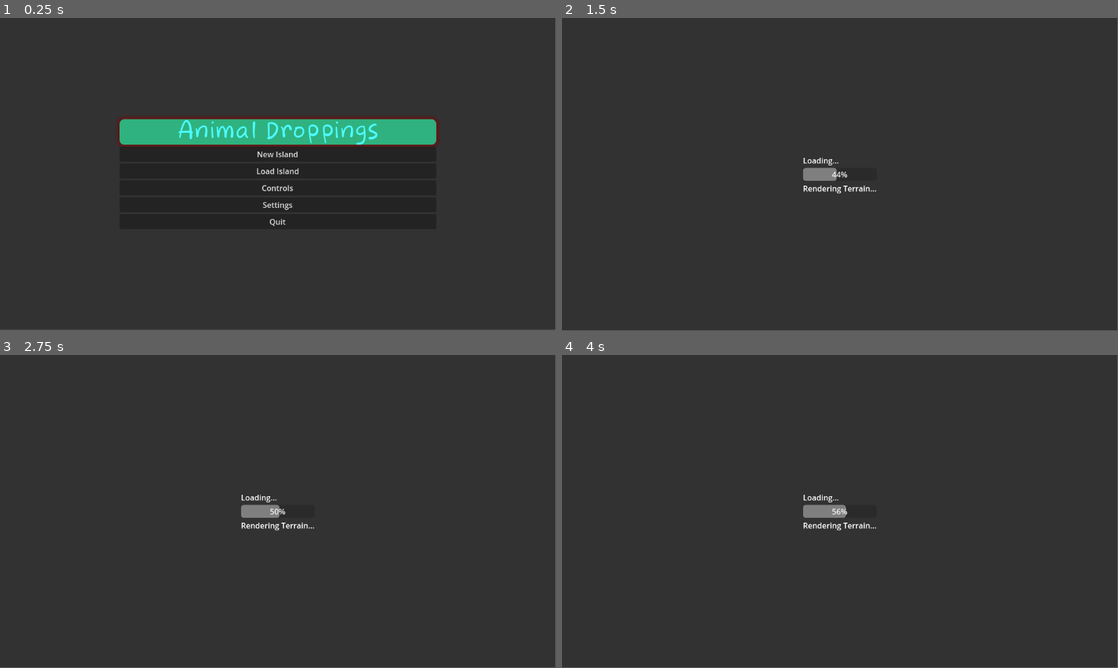
Above: before the commit, frames 1-4 (two rows, left to right).
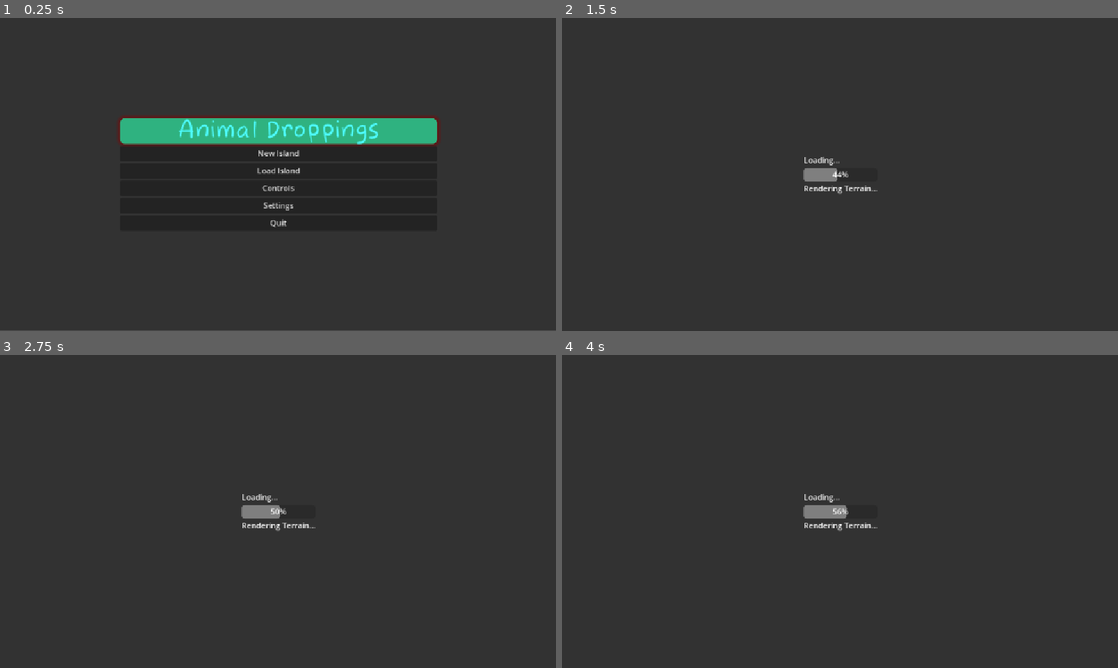
Above: after the commit, the same moments.

Repository: D1g1talfart/IslandGame
Game: Godot game, scene res://Main.tscn
Two runs of this game, one before a commit and one after it. Both use one fixed random seed, a clock stepped at 60 frames per second and the inputs below.
Inputs (mouse positions are in pixels of both pictures, inside the frame that each line leads up to):
- Up to frame 1 (0.25 s): no input
- Up to frame 2 (1.5 s): click "New Island" at 0.5 s; tap Enter (ui_accept) at 1.25 s; move the mouse to (962, 158) at 1.27 s; hold D (move_right) from 1.28 s (still down); tap F at 1.35 s; click (962, 158) at 1.42 s
- Up to frame 3 (2.75 s): tap Enter (ui_accept) at 1.52, 2 s; tap T at 1.55 s; release D (move_right) at 2 s; drag from (166, 527) to (250, 574) at 2.02 s
- Up to frame 4 (4 s): move the mouse to (895, 442) at 2.77 s; hold D (move_right) 2.78-3.5 s; tap F at 2.85 s; tap T at 3.05 s; tap Enter (ui_accept) at 3.5 s; drag from (812, 574) to (673, 464) at 3.52 s
In our replay, the window is 799x449 before the commit and 800x450 after it. These sizes can differ from the game's own. Grey fills any space a smaller window leaves; there, only what the larger window draws over its background counts as a difference.

The runs differ from the first frame. In frame 1, 2.0% of the frame differs, in the area x 0-100%, y 0-100%; in frame 2, 0.3%; in frame 3, 0.3%; in frame 4, 0.3%.

Commit message:
fixed menu sizing added Spawn Plaza Changed player spawn location to the Plaza

Diff:
--- a/2D_Render.gd
+++ b/2D_Render.gd
@@ -18,6 +18,7 @@
 
 @export_group("Land Tile IDs")
 @export var beach_id: int = 12
+@export var spawn_plaza_id: int = 13
 @export var level0_grass_id: int = 10
 @export var level0_dirt_id: int = 11
 @export var level1_grass_id: int = 20
@@ -53,7 +54,8 @@
 	LEVEL2_GRASS,
 	LEVEL2_DIRT,
 	LEVEL3_GRASS,
-	LEVEL3_DIRT
+	LEVEL3_DIRT,
+	SPAWN_PLAZA
 }
 
 # ============================================================================
@@ -159,6 +161,7 @@
 		TerrainType.RIVER_3: return river_3_id
 		TerrainType.RIVER_MOUTH: return river_mouth_id
 		TerrainType.BEACH: return beach_id
+		TerrainType.SPAWN_PLAZA: return spawn_plaza_id  # <-- ADD THIS LINE
 		TerrainType.LEVEL0_GRASS: return level0_grass_id
 		TerrainType.LEVEL0_DIRT: return level0_dirt_id
 		TerrainType.LEVEL1_GRASS: return level1_grass_id
--- a/3d_renderer.gd
+++ b/3d_renderer.gd
@@ -28,7 +28,7 @@
 @export_group("Water Settings")
 @export var water_surface_offset: float = -0.1  # Water surface height (less offset than bed)
 @export var water_bed_offset: float = -0.5      # Water bed height (current water_level_offset)
-@export var water_surface_alpha: float = 0.8    # Transparency of water surface
+@export var water_surface_alpha: float = 0.75    # Transparency of water surface
 
 # ============================================================================
 # RENDERING DATA
@@ -58,7 +58,8 @@
 	LEVEL2_GRASS,
 	LEVEL2_DIRT,
 	LEVEL3_GRASS,
-	LEVEL3_DIRT
+	LEVEL3_DIRT,
+	SPAWN_PLAZA
 }
 
 # ============================================================================
@@ -127,6 +128,7 @@
 
 	# Land materials (unchanged)
 	materials[TerrainType.BEACH] = create_land_material(Color(0.9, 0.8, 0.6))
+	materials[TerrainType.SPAWN_PLAZA] = create_plaza_material()
 	materials[TerrainType.LEVEL0_GRASS] = create_land_material(Color(0.3, 0.6, 0.2))
 	materials[TerrainType.LEVEL0_DIRT] = create_land_material(Color(0.6, 0.4, 0.2))
 	materials[TerrainType.LEVEL1_GRASS] = create_land_material(Color(0.4, 0.7, 0.3))
@@ -193,6 +195,22 @@
 	material.emission = color * 0.05
 	return material
 
+func create_plaza_material() -> StandardMaterial3D:
+	"""Create brick-like material for spawn plaza"""
+	var material = StandardMaterial3D.new()
+	material.albedo_color = Color(0.7, 0.6, 0.5)  # Brick-ish gray-tan color
+	material.metallic = 0.1  # Slight metallic for constructed look
+	material.roughness = 0.6  # Smoother than dirt, rougher than metal
+	material.emission_enabled = true
+	material.emission = Color(0.7, 0.6, 0.5) * 0.08  # Slight warm glow
+
+	# Add some subtle brick-like properties
+	material.clearcoat_enabled = true
+	material.clearcoat = 0.2
+	material.clearcoat_roughness = 0.8
+
+	return material
+
 # ============================================================================
 # MAIN RENDERING FUNCTIONS
 # ============================================================================
@@ -258,6 +276,8 @@
 	"""RESTORED: Get height for land terrain based on level"""
 	match terrain_type:
 		TerrainType.BEACH:
+			return 0.0 * height_scale
+		TerrainType.SPAWN_PLAZA:  # <-- ADD THIS
 			return 0.0 * height_scale
 		TerrainType.LEVEL0_GRASS, TerrainType.LEVEL0_DIRT:
 			return 0.0 * height_scale
@@ -421,7 +441,7 @@
 func get_terrain_level_from_type(terrain_type: int) -> int:
 	"""RESTORED: Get numeric level (0,1,2,3) from terrain type"""
 	match terrain_type:
-		TerrainType.BEACH, TerrainType.LEVEL0_GRASS, TerrainType.LEVEL0_DIRT:
+		TerrainType.BEACH, TerrainType.SPAWN_PLAZA, TerrainType.LEVEL0_GRASS, TerrainType.LEVEL0_DIRT:  # <-- ADD SPAWN_PLAZA HERE
 			return 0
 		TerrainType.LEVEL1_GRASS, TerrainType.LEVEL1_DIRT:
 			return 1
@@ -1699,3 +1719,85 @@
 		"tile_size": tile_size,
 		"center_position": get_island_center_position()
 	}
+
+# Add this function to your Island3DRenderer
+func get_spawn_plaza_position() -> Vector3:
+	"""Get the world position of the spawn plaza center with proper ground height"""
+	print("\n=== CALCULATING SPAWN PLAZA POSITION ===")
+
+	if not current_island_data:
+		print("ERROR: No island data available for spawn plaza calculation")
+		print("Falling back to island center")
+		return get_island_center_position()
+
+	print("Island data found:")
+	print("- Width:", current_island_data.island_width)
+	print("- Height:", current_island_data.island_height)
+	print("- Has spawn plaza center:", current_island_data.spawn_plaza_center != Vector2i(-1, -1))
+
+	# Check if we have a spawn plaza center
+	if current_island_data.spawn_plaza_center == Vector2i(-1, -1):
+		print("WARNING: No spawn plaza center stored - looking for plaza tiles...")
+		var plaza_center = find_spawn_plaza_tiles()
+		if plaza_center == Vector2i(-1, -1):
+			print("ERROR: No spawn plaza found! Falling back to island center")
+			return get_island_center_position()
+		current_island_data.spawn_plaza_center = plaza_center
+
+	var plaza_center = current_island_data.spawn_plaza_center
+	print("- Plaza center tile:", plaza_center)
+
+	# Check bounds
+	if plaza_center.y >= current_island_data.terrain_data.size() or plaza_center.x >= current_island_data.terrain_data[plaza_center.y].size():
+		print("ERROR: Plaza center tile out of bounds!")
+		return get_island_center_position()
+
+	# Get terrain type at plaza center
+	var terrain_type = current_island_data.terrain_data[plaza_center.y][plaza_center.x]
+	print("- Terrain type at plaza center:", terrain_type)
+
+	# Calculate world position with proper height
+	var world_x = plaza_center.x * tile_size
+	var world_z = plaza_center.y * tile_size
+	var world_y = get_terrain_level_height(terrain_type, plaza_center)
+
+	print("- World position calculation:")
+	print("  - world_x:", world_x, "(tile", plaza_center.x, "* size", tile_size, ")")
+	print("  - world_z:", world_z, "(tile", plaza_center.y, "* size", tile_size, ")")
+	print("  - world_y:", world_y)
+
+	var spawn_pos = Vector3(world_x, world_y + 0.5, world_z)
+
+	print("- Final spawn plaza position:", spawn_pos)
+	print("===========================================\n")
+	return spawn_pos
+
+func find_spawn_plaza_tiles() -> Vector2i:
+	"""Find spawn plaza tiles if not stored"""
+	if not current_island_data:
+		return Vector2i(-1, -1)
+
+	print("Searching for spawn plaza tiles...")
+	var plaza_tiles = []
+
+	for y in range(current_island_data.island_height):
+		for x in range(current_island_data.island_width):
+			if y < current_island_data.terrain_data.size() and x < current_island_data.terrain_data[y].size():
+				var terrain_type = current_island_data.terrain_data[y][x]
+				if terrain_type == TerrainType.SPAWN_PLAZA:
+					plaza_tiles.append(Vector2i(x, y))
+
+	if plaza_tiles.size() == 0:
+		print("No spawn plaza tiles found!")
+		return Vector2i(-1, -1)
+
+	# Calculate center of found plaza tiles
+	var sum_x = 0
+	var sum_y = 0
+	for tile in plaza_tiles:
+		sum_x += tile.x
+		sum_y += tile.y
+
+	var center = Vector2i(sum_x / plaza_tiles.size(), sum_y / plaza_tiles.size())
+	print("Found ", plaza_tiles.size(), " plaza tiles, calculated center:", center)
+	return center
--- a/Gameworld.tscn
+++ b/Gameworld.tscn
@@ -8,6 +8,7 @@
 [ext_resource type="Texture2D" uid="uid://du4qtpens0hb1" path="res://Art/Dirt.png" id="8_x8wmw"]
 [ext_resource type="Texture2D" uid="uid://cudunmdfwhila" path="res://Art/Sand.png" id="9_tadj4"]
 [ext_resource type="Texture2D" uid="uid://coc3qdxl53x30" path="res://Art/River1.png" id="10_pd1xp"]
+[ext_resource type="Texture2D" uid="uid://cmjj6txpspovi" path="res://Art/Plaza.png" id="10_x8wmw"]
 [ext_resource type="Texture2D" uid="uid://cnmchqt0rcawg" path="res://Art/River2.png" id="11_jp1fx"]
 [ext_resource type="Texture2D" uid="uid://clvvsh3k0n5yn" path="res://Art/River3.png" id="12_tyf4s"]
 [ext_resource type="Texture2D" uid="uid://bv6rqy2en03sn" path="res://Art/Shallow Fresh Water.png" id="13_rk28s"]
@@ -66,6 +67,11 @@
 1:0/0 = 0
 0:1/0 = 0
 1:1/0 = 0
+
+[sub_resource type="TileSetAtlasSource" id="TileSetAtlasSource_tadj4"]
+texture = ExtResource("10_x8wmw")
+texture_region_size = Vector2i(32, 32)
+0:0/0 = 0
 
 [sub_resource type="TileSetAtlasSource" id="TileSetAtlasSource_m1ngu"]
 texture = ExtResource("10_pd1xp")
@@ -191,6 +197,7 @@
 sources/31 = SubResource("TileSetAtlasSource_2xuep")
 sources/40 = SubResource("TileSetAtlasSource_ws3o1")
 sources/41 = SubResource("TileSetAtlasSource_e4j4n")
+sources/13 = SubResource("TileSetAtlasSource_tadj4")
 
 [node name="Gameworld" type="Node3D"]
 script = ExtResource("1_pd1xp")
--- a/IslandGenerator.gd
+++ b/IslandGenerator.gd
@@ -95,7 +95,8 @@
 	LEVEL2_GRASS,
 	LEVEL2_DIRT,
 	LEVEL3_GRASS,
-	LEVEL3_DIRT
+	LEVEL3_DIRT,
+	SPAWN_PLAZA
 }
 
 enum WaterType {
@@ -111,12 +112,14 @@
 	var beach_zones: Array = []
 	var river_mouths: Array = []
 	var deep_ponds: Array = []
+	var spawn_plaza_center: Vector2i
 	var island_width: int
 	var island_height: int
 
 	func _init(w: int, h: int):
 		island_width = w
 		island_height = h
+		spawn_plaza_center = Vector2i(-1, -1)
 
 	func is_valid() -> bool:
 		return terrain_data.size() > 0 and height_data.size() > 0
@@ -237,6 +240,10 @@
 
 	generation_progress.emit("Adding small ponds...", 0.95)
 	add_small_freshwater_ponds()
+	await get_tree().process_frame
+
+	generation_progress.emit("Placing spawn plaza...", 0.98)
+	place_spawn_plaza()
 	await get_tree().process_frame
 
 	generation_progress.emit("Finalizing island...", 1.0)
@@ -2221,6 +2228,195 @@
 
 func is_valid_position(pos: Vector2i) -> bool:
 	return pos.x >= 0 and pos.x < island_width and pos.y >= 0 and pos.y < island_height
+
+# ============================================================================
+# SPAWN PLAZA GENERATION
+# ============================================================================
+
+func place_spawn_plaza():
+	"""Place a 6x6 spawn plaza in the front-center of the island"""
+	print("Placing spawn plaza...")
+
+	var plaza_pos = find_spawn_plaza_location()
+
+	if plaza_pos == Vector2i(-1, -1):
+		print("Warning: Could not find suitable location for spawn plaza!")
+		print("Trying fallback locations...")
+		plaza_pos = find_fallback_plaza_location()
+
+		if plaza_pos == Vector2i(-1, -1):
+			print("Error: No valid spawn plaza location found!")
+			return
+
+	# Place the 6x6 plaza
+	for dy in range(6):  # <-- CHANGED FROM 4 TO 6
+		for dx in range(6):  # <-- CHANGED FROM 4 TO 6
+			var tile_pos = plaza_pos + Vector2i(dx, dy)
+			if is_valid_position(tile_pos):
+				current_island_data.terrain_data[tile_pos.y][tile_pos.x] = TerrainType.SPAWN_PLAZA
+				# Keep the existing height - plazas adapt to terrain level
+
+	# STORE THE PLAZA CENTER POSITION
+	var plaza_center = plaza_pos + Vector2i(3, 3)  # Center of 6x6 area
+	current_island_data.spawn_plaza_center = plaza_center  # <-- ADD THIS
+
+	print("Spawn plaza placed at: ", plaza_pos, " (6x6 area)")
+	print("Plaza center at: ", plaza_center)
+
+func find_spawn_plaza_location() -> Vector2i:
+	"""Find a suitable 4x4 location for the spawn plaza"""
+
+	# Target the front-center area, back from the beach
+	var center_x = island_width / 2
+	var target_y_start = int(island_height * 0.6)  # Front 40% of island
+	var target_y_end = int(island_height * 0.7)    # But not too far south
+
+	var search_radius = island_width / 4
+
+	# Try positions in expanding search pattern from center
+	for radius in range(0, search_radius, 2):
+		var candidates = []
+
+		# Create search pattern around center
+		for y in range(max(target_y_start, center_x - radius), min(target_y_end, center_x + radius + 1)):
+			for x_offset in range(-radius, radius + 1, 2):
+				var test_pos = Vector2i(center_x + x_offset, y)
+
+				if can_place_plaza_at(test_pos):
+					var score = score_plaza_location(test_pos)
+					candidates.append({"pos": test_pos, "score": score})
+
+		# Return best candidate from this radius
+		if candidates.size() > 0:
+			candidates.sort_custom(func(a, b): return a.score > b.score)
+			print("Found plaza location at radius ", radius, ": ", candidates[0].pos, " (score: ", candidates[0].score, ")")
+			return candidates[0].pos
+
+	return Vector2i(-1, -1)
+
+func find_fallback_plaza_location() -> Vector2i:
+	"""Fallback search - try anywhere that's suitable"""
+	print("Searching entire island for plaza location...")
+
+	var candidates = []
+
+	# Search the entire island, but prefer center areas
+	for y in range(island_height - 6):  # <-- CHANGED FROM 4 TO 6
+		for x in range(island_width - 6):   # <-- CHANGED FROM 4 TO 6
+			var test_pos = Vector2i(x, y)
+
+			if can_place_plaza_at(test_pos):
+				var score = score_plaza_location(test_pos) * 0.5  # Lower scores for fallback
+				candidates.append({"pos": test_pos, "score": score})
+
+	if candidates.size() > 0:
+		candidates.sort_custom(func(a, b): return a.score > b.score)
+		print("Found fallback plaza location: ", candidates[0].pos)
+		return candidates[0].pos
+
+	return Vector2i(-1, -1)
+
+func can_place_plaza_at(start_pos: Vector2i) -> bool:
+	"""Check if a 6x6 plaza can be placed at the given position"""
+
+	# Check if all 6x6 tiles are valid grass/dirt
+	for dy in range(6):  # <-- CHANGED FROM 4 TO 6
+		for dx in range(6):  # <-- CHANGED FROM 4 TO 6
+			var check_pos = start_pos + Vector2i(dx, dy)
+
+			# Must be within bounds
+			if not is_valid_position(check_pos):
+				return false
+
+			var terrain = current_island_data.terrain_data[check_pos.y][check_pos.x]
+
+			# Must be grass or dirt only
+			if terrain not in [
+				TerrainType.LEVEL0_GRASS, TerrainType.LEVEL0_DIRT,
+				TerrainType.LEVEL1_GRASS, TerrainType.LEVEL1_DIRT,
+				TerrainType.LEVEL2_GRASS, TerrainType.LEVEL2_DIRT,
+				TerrainType.LEVEL3_GRASS, TerrainType.LEVEL3_DIRT
+			]:
+				return false
+
+	# Check buffer zone around plaza for water (8x8 area with 1-tile buffer)
+	for dy in range(-1, 7):  # <-- CHANGED FROM 5 TO 7
+		for dx in range(-1, 7):  # <-- CHANGED FROM 5 TO 7
+			var check_pos = start_pos + Vector2i(dx, dy)
+
+			if not is_valid_position(check_pos):
+				continue
+
+			var terrain = current_island_data.terrain_data[check_pos.y][check_pos.x]
+
+			# No water allowed in buffer zone
+			if is_water_terrain_type(terrain):
+				return false
+
+	return true
+
+func is_water_terrain_type(terrain_type: TerrainType) -> bool:
+	"""Check if terrain type is any kind of water"""
+	return terrain_type in [
+		TerrainType.DEEP_OCEAN,
+		TerrainType.SHALLOW_SALTWATER,
+		TerrainType.SHALLOW_FRESHWATER,
+		TerrainType.DEEP_FRESHWATER_POND,
+		TerrainType.RIVER,
+		TerrainType.RIVER_1,
+		TerrainType.RIVER_2,
+		TerrainType.RIVER_3,
+		TerrainType.RIVER_MOUTH
+	]
+
+func score_plaza_location(pos: Vector2i) -> float:
+	"""Score a potential plaza location (higher is better)"""
+	var score = 0.0
+
+	# Prefer center horizontally
+	var center_x = island_width / 2.0
+	var x_distance_from_center = abs(pos.x - center_x)
+	score += (50.0 - x_distance_from_center) * 2.0
+
+	# Prefer front area (higher Y values, but not too far south)
+	var ideal_y = island_height * 0.7
+	var y_distance_from_ideal = abs(pos.y - ideal_y)
+	score += (30.0 - y_distance_from_ideal) * 1.5
+
+	# Check terrain consistency (prefer areas where all tiles are same level)
+	var terrain_levels = {}
+	var total_tiles = 0
+
+	for dy in range(6):  # <-- CHANGED FROM 4 TO 6
+		for dx in range(6):  # <-- CHANGED FROM 4 TO 6
+			var check_pos = pos + Vector2i(dx, dy)
+			if is_valid_position(check_pos):
+				var height = current_island_data.height_data[check_pos.y][check_pos.x]
+				var level = get_elevation_level(height)
+
+				if level in terrain_levels:
+					terrain_levels[level] += 1
+				else:
+					terrain_levels[level] = 1
+				total_tiles += 1
+
+	# Bonus for terrain consistency
+	if terrain_levels.size() == 1:  # All same level
+		score += 20.0
+	elif terrain_levels.size() == 2:  # Mix of 2 levels
+		score += 5.0
+
+	# Prefer level 0 or 1 (not too high up)
+	if 0 in terrain_levels:
+		score += terrain_levels[0] * 3.0
+	if 1 in terrain_levels:
+		score += terrain_levels[1] * 2.0
+
+	# Slight penalty for being too close to edges
+	var edge_distance = min(min(pos.x, island_width - pos.x - 6), min(pos.y, island_height - pos.y - 6))  # <-- CHANGED FROM 4 TO 6
+	score += edge_distance * 0.5
+
+	return score
 
 # ============================================================================
 # PRESET MANAGEMENT
--- a/camera_controller.gd
+++ b/camera_controller.gd
@@ -69,16 +69,16 @@
 		print("CAMERA: IslandDataStore has data:", IslandDataStore.has_island_data())
 
 		if island_renderer.has_island_rendered():
-			print("CAMERA: Getting island center position...")
-			var center_pos = island_renderer.get_island_center_position()
-			print("CAMERA: Calculated center position:", center_pos)
+			print("CAMERA: Getting spawn plaza position...")
+			var spawn_pos = island_renderer.get_spawn_plaza_position()  # <-- CHANGED THIS LINE
+			print("CAMERA: Calculated spawn position:", spawn_pos)
 
 			# Make sure we got a valid position
-			if center_pos != Vector3.ZERO:
-				player.global_position = center_pos
-				print("CAMERA: Player moved to island center:", player.global_position)
+			if spawn_pos != Vector3.ZERO:
+				player.global_position = spawn_pos
+				print("CAMERA: Player moved to spawn plaza:", player.global_position)
 			else:
-				print("CAMERA: Center position was zero, using fallback")
+				print("CAMERA: Spawn position was zero, using fallback")
 				player.global_position = Vector3(50, 2, 50)  # Fallback position
 		else:
 			print("CAMERA: Island not rendered yet, trying again in 1 second...")
--- a/player.gd
+++ b/player.gd
@@ -223,12 +223,6 @@
 	if event.is_action_pressed("ui_accept") or (event is InputEventKey and event.pressed and event.keycode == KEY_E):
 		try_gather_resource()
 
-	if event is InputEventKey and event.pressed and event.keycode == KEY_F:
-		debug_resource_collection()
-
-	# Press T to see what resources the terrain manager thinks are nearby
-	if event is InputEventKey and event.pressed and event.keycode == KEY_T:
-		debug_terrain_resources()
 
 	if event is InputEventKey and event.pressed and event.keycode == KEY_Y:
 		if terrain_manager:
@@ -243,47 +237,6 @@
 	if event is InputEventKey and event.pressed and event.keycode == KEY_G:
 		debug_inventory_system()
 
-func debug_resource_collection():
-	"""Debug what resources are nearby and why collection might fail"""
-	print("\n=== RESOURCE COLLECTION DEBUG ===")
-	print("Player position: ", global_position)
-
-	if not terrain_manager:
-		print("ERROR: No terrain manager!")
-		return
-
-	# Check resources in increasing ranges
-	var ranges = [1.0, 2.0, 3.0, 5.0, 10.0]
-	for range_val in ranges:
-		var nearby = terrain_manager.get_resources_near_position(global_position, range_val)
-		print("Range ", range_val, "m: ", nearby.size(), " resources")
-
-		for resource in nearby:
-			var distance = global_position.distance_to(resource.world_pos)
-			print("  - ", resource.type, " at ", resource.world_pos, " (", "%.2f" % distance, "m away)")
-
-	# Check what the visual spawner thinks
-	var resource_spawner = get_node_or_null("../ResourceSpawner")
-	if resource_spawner:
-		var visual_nearby = resource_spawner.get_resources_near_position(global_position, 5.0)
-		print("Visual resources in 5m: ", visual_nearby.size())
-		for visual in visual_nearby:
-			var distance = global_position.distance_to(visual.world_pos)
-			print("  - Visual ", visual.type, " at ", visual.world_pos, " (", "%.2f" % distance, "m away)")
-
-func debug_terrain_resources():
-	"""Debug terrain manager resource data"""
-	if not terrain_manager:
-		return
-
-	print("\n=== TERRAIN MANAGER RESOURCE DATA ===")
-	print("Total spawned resources: ", terrain_manager.spawned_resources.size())
-
-	# Show first few resources
-	for i in range(min(5, terrain_manager.spawned_resources.size())):
-		var res = terrain_manager.spawned_resources[i]
-		var distance = global_position.distance_to(res.world_pos)
-		print(i, ": ", res.type, " at ", res.world_pos, " (", "%.2f" % distance, "m away)")
 
 func debug_inventory_system():
 	"""Debug the new inventory system"""
--- a/project.godot
+++ b/project.godot
@@ -19,6 +19,10 @@
 
 IslandDataStore="*res://IslandDataStore.gd"
 ItemDatabase="*res://ItemDatabase.gd"
+
+[display]
+
+window/stretch/mode="canvas_items"
 
 [input]
 
--- a/resource_spawner.gd
+++ b/resource_spawner.gd
@@ -720,7 +720,7 @@
 	match resource_type:
 		"berry_bush":
 			var shape = BoxShape3D.new()
-			shape.size = Vector3(0.5, 1.2, 0.5) * resource_scale
+			shape.size = Vector3(0.3, 1.4, 0.5) * resource_scale
 			collision_shape.shape = shape
 
 		"crystal_node":
Binary file added: Art/Plaza.png
Not shown, changed: Art/Plaza.png.import
Binary file removed: Art/waterfall 0-1.png
Not shown, removed: Art/waterfall 0-1.png.import
Binary file removed: Art/waterfall 1-2.png
Not shown, removed: Art/waterfall 1-2.png.import
Binary file removed: Art/waterfall 2-3.png
Not shown: 1 places in Gameworld.tscn that only renumber resources
